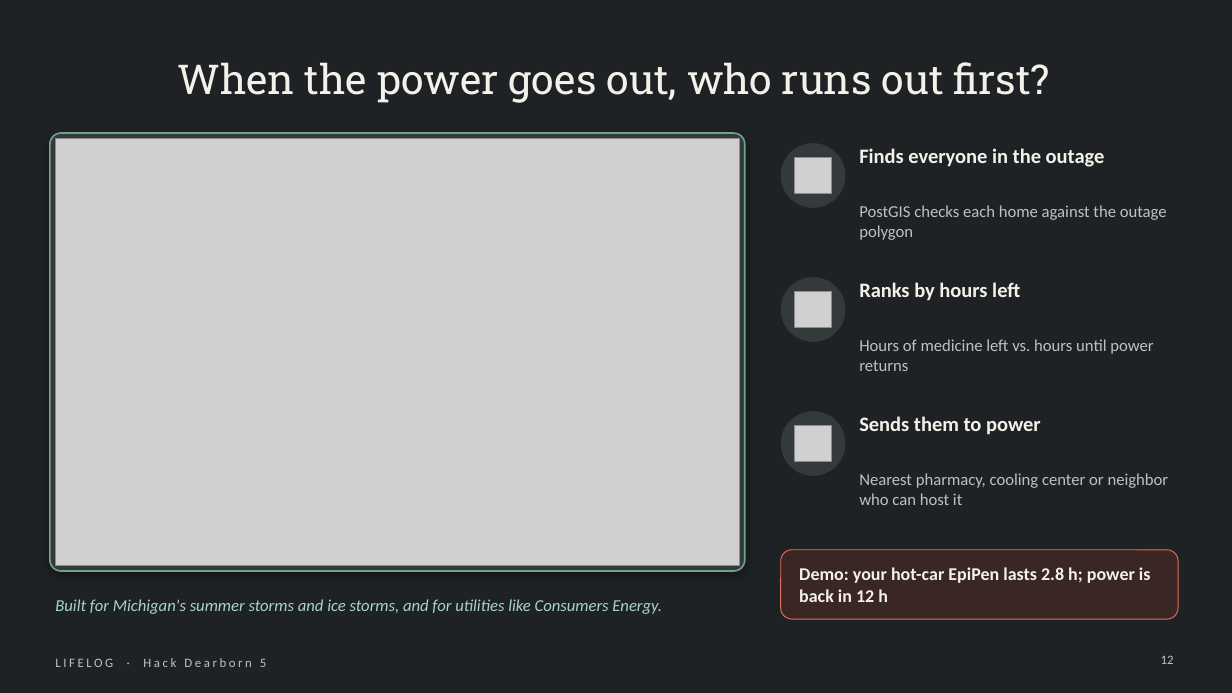
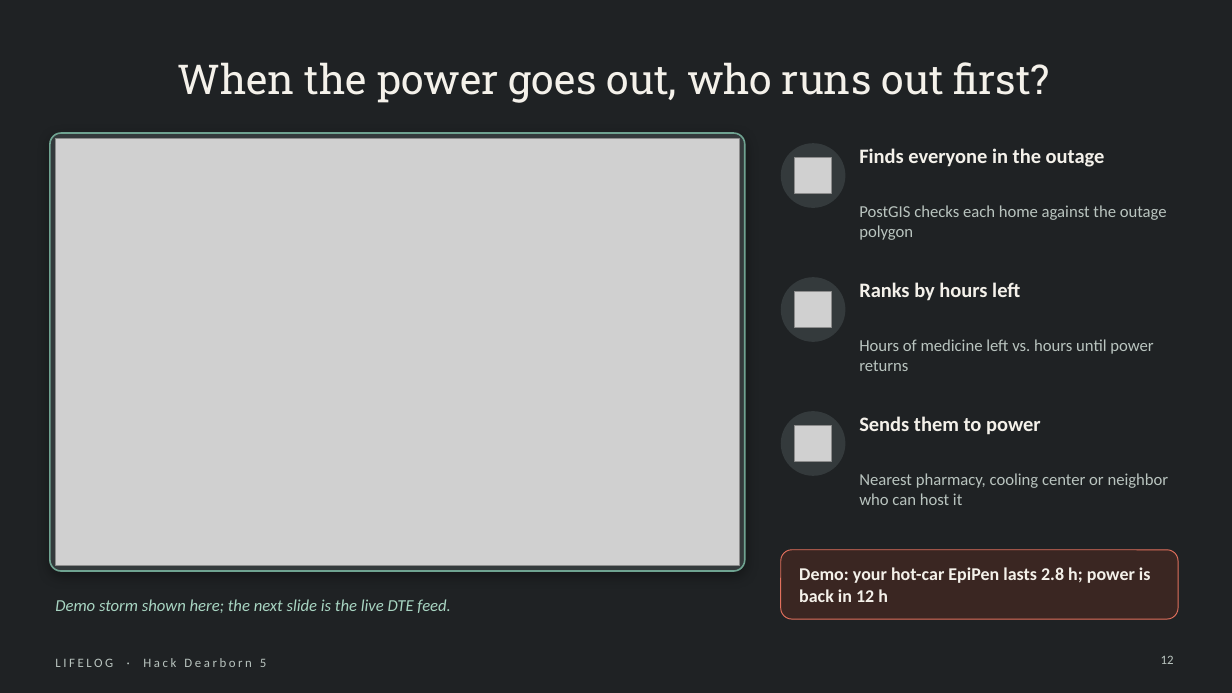
Before and after one commit to Manognya86/HackDearborn5, a slide deck: slide 12 of presentation/LIFELOG_HackDearborn5.pptx. Drawn at 1232x693 pixels with LibreOffice and Linux fonts; fonts in the diff are those of the drawing; grey boxes stand for pictures. Boxes give left, top, right and bottom in pixels: in the first picture for what was removed or moved away, otherwise in the second. Text is boxed around its words. In the diff, an @@ line names an element or a change of style, - is before the commit and + after.

```diff
--- a/presentation/LIFELOG_HackDearborn5.pptx
+++ b/presentation/LIFELOG_HackDearborn5.pptx
@@ text at (55, 599, 450, 613): text changed @@
-Built for Michigan's summer storms and ice storms, and for utilities like Consumers Energy.
+Demo storm shown here; the next slide is the live DTE feed.
```
Also in this commit, not shown: 1 other slide changed, 3 slides added, 5 other files.
